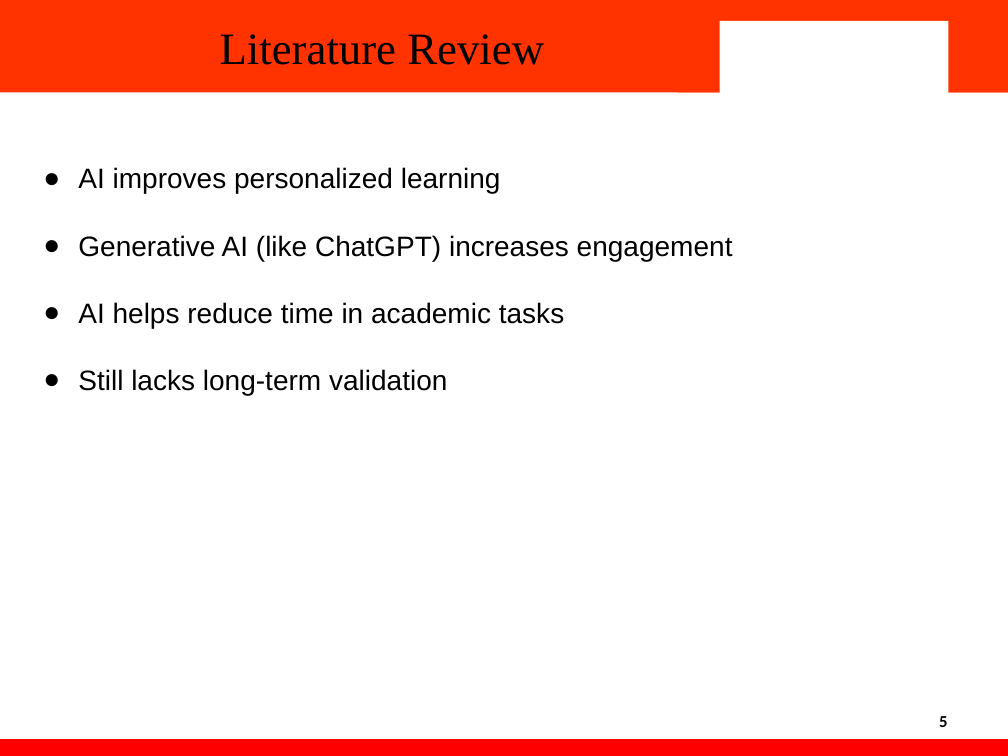
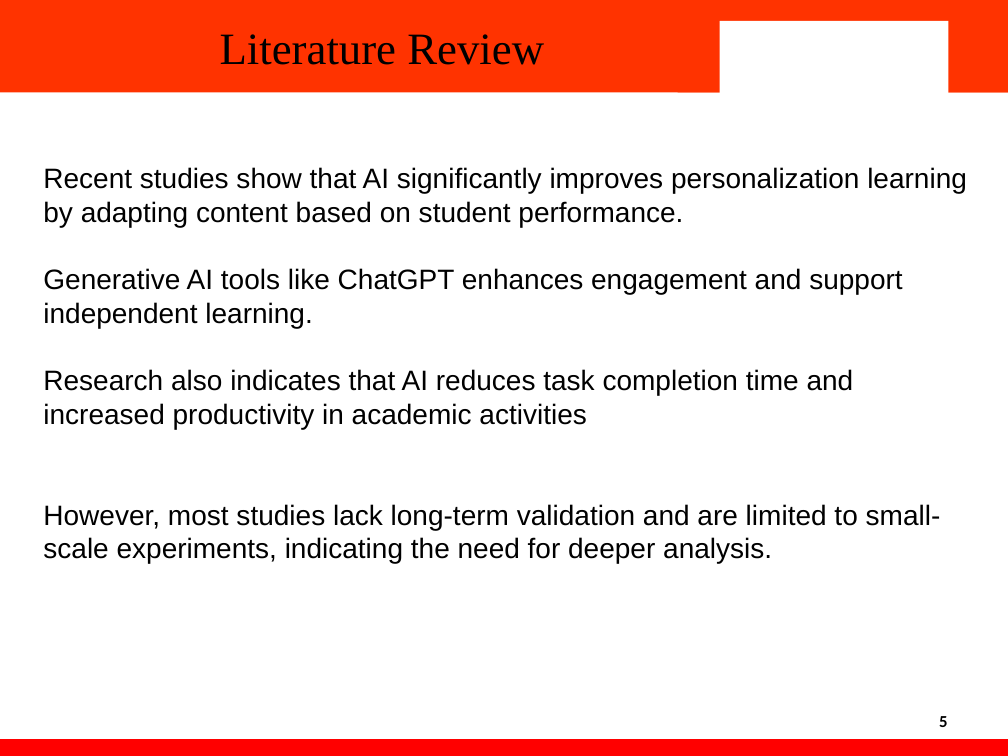
Before and after one commit to Heykrishna/impact-of-ai-on-education, a slide deck: slide 5 of PPT/Final.pptx. Drawn at 1008x756 pixels with LibreOffice and Linux fonts; fonts in the diff are those of the drawing; background and template pictures are left out. Boxes give left, top, right and bottom in pixels: in the first picture for what was removed or moved away, otherwise in the second. Text is boxed around its words. In the diff, an @@ line names an element or a change of style, - is before the commit and + after.

```diff
--- a/PPT/Final.pptx
+++ b/PPT/Final.pptx
@@ text at (43, 167, 967, 563): text changed @@
-● AI improves personalized learning
-● Generative AI (like ChatGPT) increases engagement
-● AI helps reduce time in academic tasks
-● Still lacks long-term validation
+Recent studies show that AI significantly improves personalization learning by adapting content based on student performance.
+Generative AI tools like ChatGPT enhances engagement and support independent learning.
+Research also indicates that AI reduces task completion time and increased productivity in academic activities
+However, most studies lack long-term validation and are limited to small-scale experiments, indicating the need for deeper analysis.
```
Also in this commit, not shown: 16 other slides changed, 3 slides removed.
